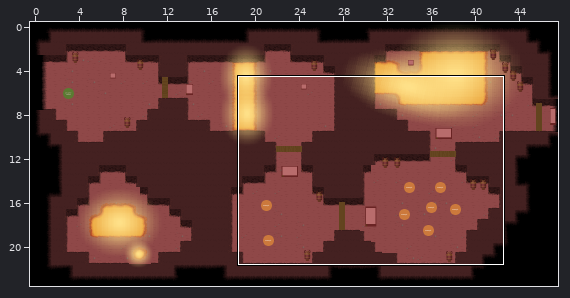
One commit to this Tiled map (JSON): assets/tilemaps/level 1-0.json. The first picture is a wide view before the edit; the outline marks the close-up.
Close-up. Before the edit:
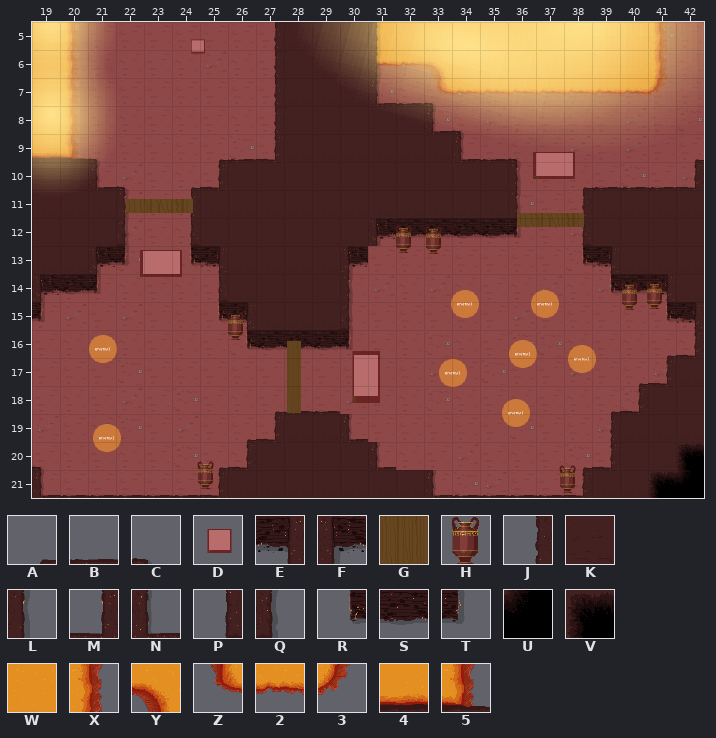
Cells are 64x64 px. Shown: x 19..42, y 5..21.
Key: from "tiles 1": A 0, B 1, C 3, D 4, E 10, F 12, G 14, H 17, J 20, K 21, L 22, M 23, N 24, P 30, Q 32, R 40, S 41, T 42, U 48, V 57, W 71, X 72, Y 77, Z 80, 2 81, 3 82, 4 84, 5 85.
_ is an empty cell.
Objects are placed by their top-left corner, in cells (3,4 is the top-left corner of cell 3,4); size is 1x1 cell unless given.
Layers that did not change in this view are not listed.
Layer "1" before, first column x 19:
 5 WX______JKKKWWWWWWWWWWX_
 6 WX______JKKK22YWWWWWWWX_
 7 WX______JKKKNBZ22222223_
 8 WX______JKKKKKNC________
 9 45C___ABMKKKKKKNBC_____A
10 KKNC_AMKKKKKKKKKKL_ABBBM
11 KKKL_JKKKKKKKKKKKL_JKKKK
12 KKKQ_PKKKKKKFSSSST_PKKKK
13 KKFT_REKKKKF_______REKKK
14 FST___PKKKKL________RSEK
15 T_____REKKKQ__________RE
16 _______RSSST__________AM
17 _____________________AMK
18 ________ABB_________AMKK
19 _______AMKKN________JKKK
20 C_____AMKKKKN______AMKKV
21 NBBBBBMKKKKKKKNBBBBMKKVU
Objects on layer "interact" before:
D "button" at 24.4,5.4
D "button" at 36,9.1 size 3x2
G "door" at 22.3,11.3 size 2.4x0.5
G "door" at 36.3,11.8 size 2.4x0.5
H "vase" at 31.8,12.2
H "vase" at 32.9,12.3
D "button" at 22,12.6 size 3x2
H "vase" at 40.8,14.2
H "vase" at 39.8,14.3
H "vase" at 25.8,15.4
G "door" at 28.1,16.4 size 0.5x2.6
D "button" at 29.9,15.8 size 2x3.7
H "vase" at 24.7,20.7
H "vase" at 37.6,20.8
Once edited:
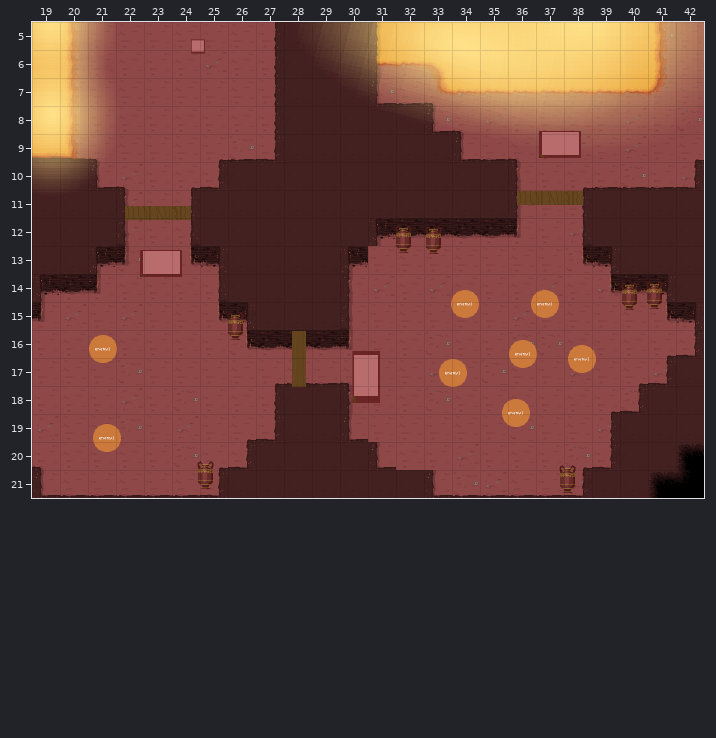
Message: doors and buttons graphics update
Change:
Layer "1":
The edit adds tile A in row 17 at x 27.
The edit adds tile B in row 17 at x 28 to 29.
The edit adds tile C in row 17 at x 30.
Tile A gives way to tile J in row 18 at x 27.
Tile B gives way to tile K in row 18 at x 28 to 29.
The edit adds tile L in row 18 at x 30.
Layer "interact":
Object D "button" at 36,9.1 size 3x2 becomes D "button" at 36.3,8.4 size 3x2.
Object G "door" at 36.3,11.8 size 2.4x0.5 becomes G "door" at 36.3,11 size 2.3x0.5.
Object G "door" at 22.3,11.3 size 2.4x0.5 becomes G "door" at 22.3,11.6 size 2.3x0.5.
Object G "door" at 28.1,16.4 size 0.5x2.6 becomes G "door" at 28.3,16 size 0.5x2.
Pixel boxes of the changes (left, top, right, bottom) in both close-ups:
changed: (517, 131, 583, 205)
changed: (126, 199, 193, 220)
old place: (517, 213, 584, 227)
changed: (274, 331, 353, 414)
